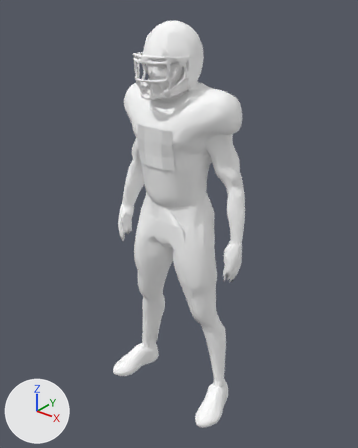
An edit to the glTF model gameplay/player-lean.glb, drawn before and after from the same camera.
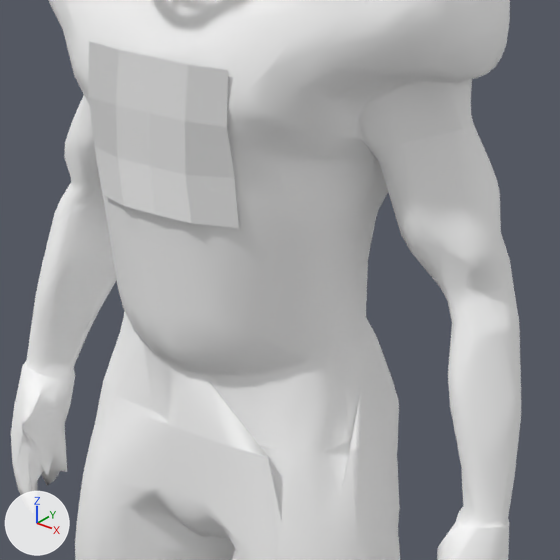
Each version is shown whole from a 50 mm camera at (1.363, -1.659, 2.071) aimed at (0.005, 0.038, 1.018), then close up on the part from 32% to 71% of the width and 25% to 57% of the height. The axes (+X, +Y, +Z) are drawn at lower left. The lights are the same throughout. The last two pictures show the newer version. Vertices at exactly the same position are counted once.

Objects in the first close-up: 'Numbers', 'Player'.
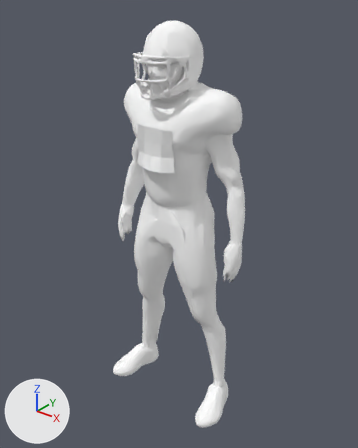
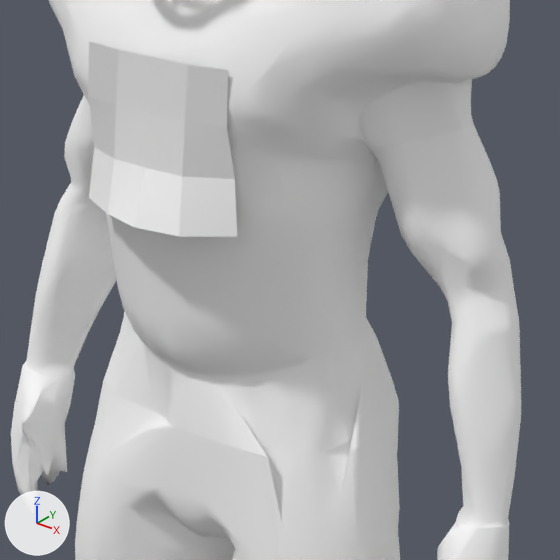
The newer file adds a shape key; the second version is drawn at full value of the shape key 'Belly' of 'Numbers', and the change is written as the vertex moves it makes.

Where the change shows, as pixel boxes [x1, y1, x2, y2] in the close-ups (560 x 560 px; the box of a moved part takes in the faces that stretch with it):
'Numbers', reshaped: before [88, 41, 239, 228]; after [88, 41, 237, 237]
part 1 of me_player, moved or reshaped: [22, 367, 267, 560] in both
part 2 of me_player, recoloured: before [153, 418, 175, 427]; after [148, 423, 173, 430]
part 3 of me_numbers, moved or reshaped: before [95, 117, 239, 228]; after [89, 117, 237, 237]

The change, as a list of edits to the scene's bpy script:
```text
Change me_player:
    where me_player.from_pydata(...)  # 4990 vertices, 10055 faces; spans x -0.37..0.37, y -0.18..0.18, z 0.0..1.94
    used by ob_player; location = (0.0, 0.0, 0.0)
    me_player part 1: 5 vertices moved from x -0.34..0.05, y -0.09..0.0, z 0.93..1.08 to x -0.34..0.05, y -0.09..0.0, z 0.93..1.14; 2 vertices removed from x -0.34..-0.31, y 0.0..0.02, z 1.01..1.03; 2 vertices added at x -0.34..-0.31, y 0.0..0.02, z 1.02..1.03
    me_player part 2: 1 face spanning x -0.06..-0.01, y -0.09, z 1.06..1.08 switches from mat_jersey to mat_pants
Change me_numbers:
    used by ob_numbers; location = (0.0, 0.0, 0.0)
    remove me_numbers.from_pydata(...)  # 40 vertices, 48 faces; spans x -0.107..0.113, y -0.138..0.187, z 1.343..1.55
    add me_numbers.from_pydata(...)  # 40 vertices, 48 faces; spans x -0.107..0.113, y -0.166..0.187, z 1.343..1.55
    me_numbers part 3
    me_numbers.vertices[0].co: (-0.092, -0.113, 1.352) -> (-0.1, -0.126, 1.349)  # pixel (102, 194) -> pixel (88, 197)
    me_numbers.vertices[1].co: (-0.044, -0.13, 1.353) -> (-0.048, -0.152, 1.349)  # pixel (123, 205) -> pixel (107, 214)
    me_numbers.vertices[2].co: (0.003, -0.132, 1.354) -> (0.003, -0.166, 1.349)  # pixel (154, 214) -> pixel (133, 227)
    me_numbers.vertices[4].co: (-0.044, -0.137, 1.409) -> (-0.045, -0.142, 1.409)  # pixel (117, 157) -> pixel (114, 158)
    me_numbers.vertices[5].co: (0.003, -0.138, 1.41) -> (0.003, -0.145, 1.41)  # pixel (150, 166) -> pixel (145, 167)
    me_numbers.vertices[12].co: (0.051, -0.128, 1.353) -> (0.057, -0.156, 1.348)  # pixel (191, 223) -> pixel (178, 236)
    me_numbers.vertices[13].co: (0.098, -0.106, 1.353) -> (0.109, -0.122, 1.35)  # pixel (238, 228) -> pixel (237, 236)
    me_numbers.vertices[14].co: (0.051, -0.136, 1.409) -> (0.052, -0.143, 1.41)  # pixel (185, 174) -> pixel (182, 176)
    me_numbers.vertices[15].co: (0.098, -0.113, 1.41) -> (0.1, -0.115, 1.41)  # pixel (234, 178) -> pixel (234, 179)
```
